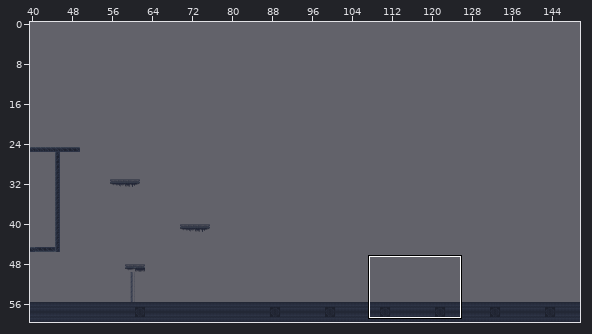
Tiled map (JSON), stored at WebContent/assets/map/c2-1.json. The first picture is a wide view before the edit; the outline marks the close-up.
Close-up. Old version:
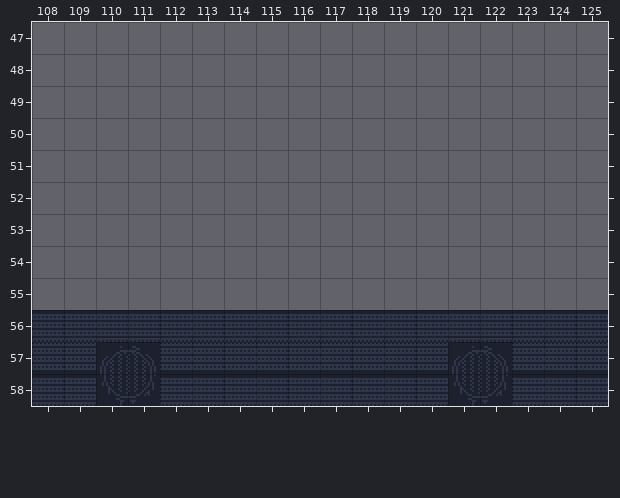
Cells are 16x16 px. Shown: x 108..125, y 47..58. The commit also changed other parts of the map, which this record leaves out.
The result:
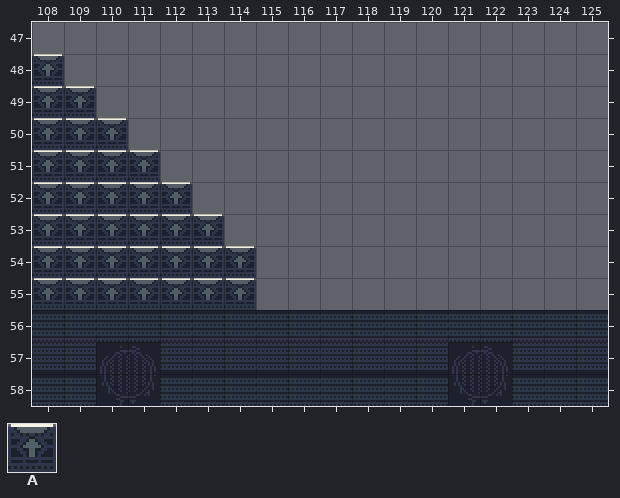
Key: from "industrial.v1": A 161.
_ is an empty cell, . an unchanged one.
From old to new:
--- layer "TL2"
@@ x 108..112 @@
-49 _....
-50 _....
-51 __...
-52 .__..
-53 ..__.
-54 ...__
-55 ...._
+49 A....
+50 A....
+51 AA...
+52 .AA..
+53 ..AA.
+54 ...AA
+55 ....A
--- layer "TL1"
@@ x 108..114 @@
-48 _......
-49 __.....
-50 ___....
-51 ____...
-52 _____..
-53 ______.
-54 _______
-55 _______
+48 A......
+49 AA.....
+50 AAA....
+51 AAAA...
+52 AAAAA..
+53 AAAAAA.
+54 AAAAAAA
+55 AAAAAAA
Boxes around the changes in both close-ups, in picture pixels (x1, y1, x2, y2):
added: (32, 54, 256, 310)
